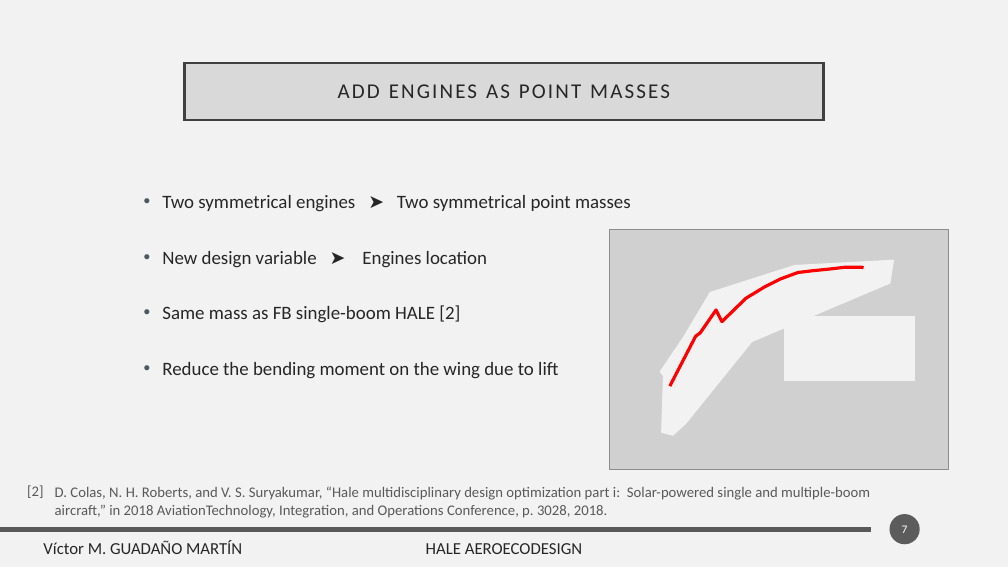
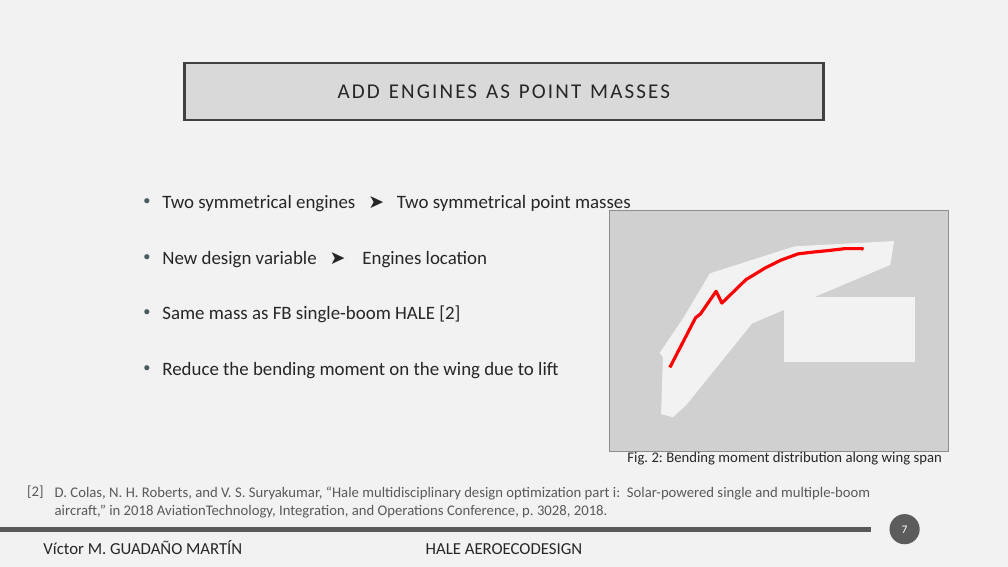
Before and after one commit to mid2SUPAERO/RP_MAE_VictorGUADANO, a slide deck: slide 7 of Documentation/2-Progress_Meeting/Slides_Progress_Meeting.pptx. Drawn at 1008x567 pixels with LibreOffice and Linux fonts; fonts in the diff are those of the drawing; grey boxes stand for pictures. Boxes give left, top, right and bottom in pixels: in the first picture for what was removed or moved away, otherwise in the second. Text is boxed around its words. In the diff, an @@ line names an element or a change of style, - is before the commit and + after.

```diff
--- a/Documentation/2-Progress_Meeting/Slides_Progress_Meeting.pptx
+++ b/Documentation/2-Progress_Meeting/Slides_Progress_Meeting.pptx
@@ 2 freeform shapes, 1 picture, 1 rectangle, 1 line: place and size @@
-2 freeform shapes, 1 picture, 1 rectangle, 1 line at (609,229,948,470)
+2 freeform shapes, 1 picture, 1 rectangle, 1 line at (609,211,948,451)
@@ text added at (627,451,942,465), 14 pt, text #262626 @@
+Fig. 2: Bending moment distribution along wing span
```
